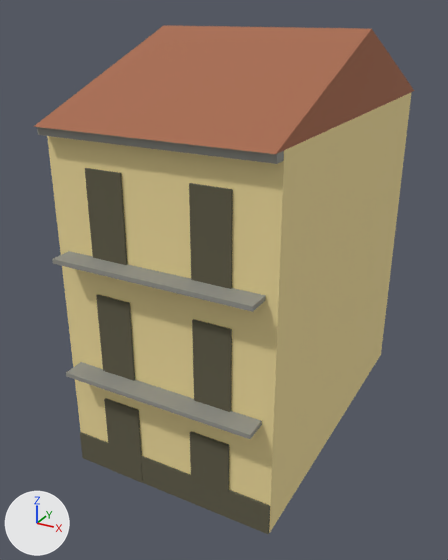
One commit to the FBX model entregas/teo-modelado/pueblo-valenciano/TresAlturas/SM_TresAlturas_v1_Ocre_LOD1.fbx: the scene before it, then after it.
Both versions are drawn from a 50 mm camera at (7.66, -15.73, 12.07) aimed at (-0.52, -0.87, 4.64). Arrows for +X, +Y and +Z are at lower left; the lights stay in place. The older version comes first. Where no turn or scale is listed for an object, it has been applied to the vertices.

In view in the first picture: 'SM_pueblo_valenciano_v11_LOD1'.
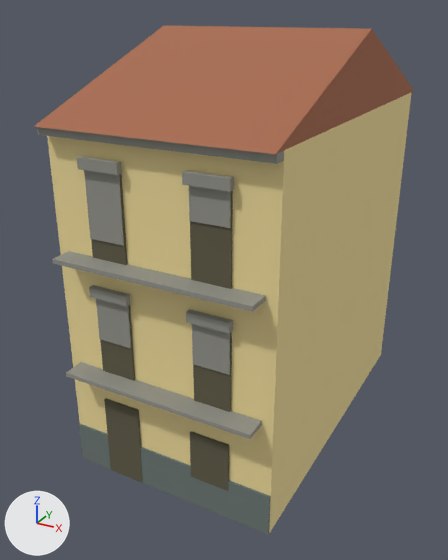
Location of each change, [x1, y1, x2, y2] in pixels of the pictures (448 x 560 px; the box of a moved part takes in the faces that stretch with it):
part 1 of me_sm_pueblo_valenciano_v11_lod1_001, added
    after: [89, 285, 130, 307]
part 2 of me_sm_pueblo_valenciano_v11_lod1_001, added
    after: [96, 299, 131, 348]
part 3 of me_sm_pueblo_valenciano_v11_lod1_001, added
    after: [186, 309, 233, 334]
part 4 of me_sm_pueblo_valenciano_v11_lod1_001, added
    after: [192, 324, 230, 375]
part 5 of me_sm_pueblo_valenciano_v11_lod1_001, added
    after: [77, 156, 122, 175]
part 6 of me_sm_pueblo_valenciano_v11_lod1_001, added
    after: [84, 170, 124, 246]
part 7 of me_sm_pueblo_valenciano_v11_lod1_001, added
    after: [182, 171, 234, 192]
part 8 of me_sm_pueblo_valenciano_v11_lod1_001, added
    after: [189, 186, 231, 228]
part 9 of me_sm_pueblo_valenciano_v11_lod1_001, moved or reshaped
    before: [80, 432, 270, 534]
    after: [79, 424, 271, 534]

The change, as a list of edits to the scene's bpy script:
```text
Change me_sm_pueblo_valenciano_v11_lod1_001:
    used by ob_sm_pueblo_valenciano_v11_lod1; location = (0.0, 0.0, 0.0)
    verts and faces of me_sm_pueblo_valenciano_v11_lod1_001; kept vertices keep their numbers, new ones are numbered from 118
    before: 9 (-2.99, -4.95, 0.9) at pixel (79, 432), 11 (-2.99, -4.89, 0.9) at pixel (81, 431), 13 (2.99, -4.95, 0.9) at pixel (269, 506), 15 (2.99, -4.89, 0.9) at pixel (270, 505)
    remove me_sm_pueblo_valenciano_v11_lod1_001.from_pydata(...)  # 118 vertices, 89 faces; spans x -3.0..3.0, y -5.5..5.5, z 0.0..11.6
    add me_sm_pueblo_valenciano_v11_lod1_001.from_pydata(...)  # 182 vertices, 137 faces; spans x -3.0..3.0, y -5.5..5.5, z 0.0..11.6
    me_sm_pueblo_valenciano_v11_lod1_001 part 1: a new loose piece, a box spanning x -1.96..-0.84, y -5.12..-4.96, z 5.51..5.77, in mat_mat_paleta32 (picture img_t_paleta32_png)
    me_sm_pueblo_valenciano_v11_lod1_001 part 2: a new loose piece, a box spanning x -1.89..-0.91, y -4.995..-4.965, z 4.276..5.5, in mat_mat_paleta32 (picture img_t_paleta32_png)
    me_sm_pueblo_valenciano_v11_lod1_001 part 3: a new loose piece, a box spanning x 0.84..1.96, y -5.12..-4.96, z 5.51..5.77, in mat_mat_paleta32 (picture img_t_paleta32_png)
    me_sm_pueblo_valenciano_v11_lod1_001 part 4: a new loose piece, a box spanning x 0.91..1.89, y -4.995..-4.965, z 4.356..5.5, in mat_mat_paleta32 (picture img_t_paleta32_png)
    me_sm_pueblo_valenciano_v11_lod1_001 part 5: a new loose piece, a box spanning x -1.96..-0.84, y -5.12..-4.96, z 8.71..8.97, in mat_mat_paleta32 (picture img_t_paleta32_png)
    me_sm_pueblo_valenciano_v11_lod1_001 part 6: a new loose piece, a box spanning x -1.89..-0.91, y -4.995..-4.965, z 7.011..8.7, in mat_mat_paleta32 (picture img_t_paleta32_png)
    me_sm_pueblo_valenciano_v11_lod1_001 part 7: a new loose piece, a box spanning x 0.84..1.96, y -5.12..-4.96, z 8.71..8.97, in mat_mat_paleta32 (picture img_t_paleta32_png)
    me_sm_pueblo_valenciano_v11_lod1_001 part 8: a new loose piece, a box spanning x 0.91..1.89, y -4.995..-4.965, z 7.897..8.7, in mat_mat_paleta32 (picture img_t_paleta32_png)
    me_sm_pueblo_valenciano_v11_lod1_001 part 9
    add for i in [9, 11, 13, 15]: verts[i] += (0.0, 0.0, 0.3)
```
